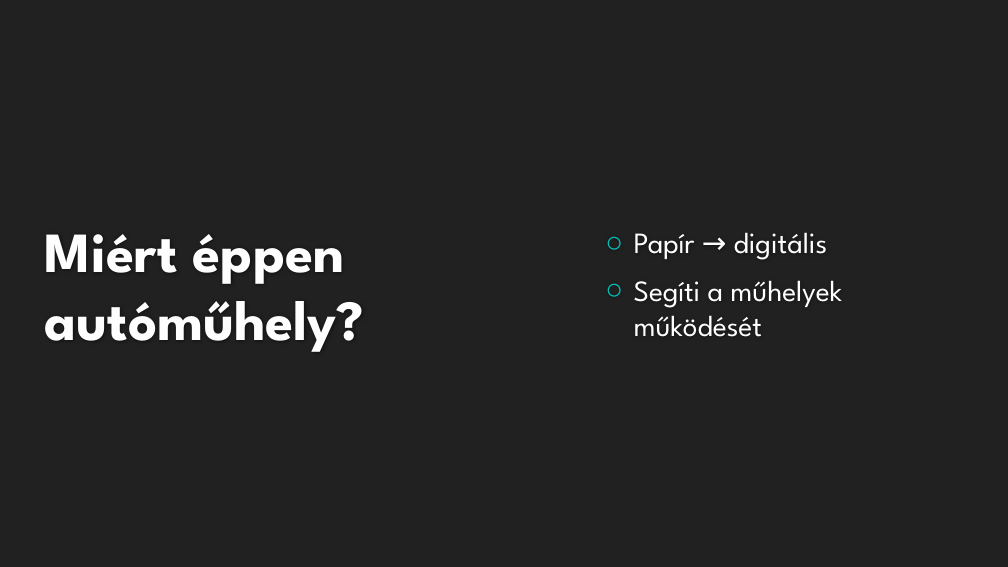
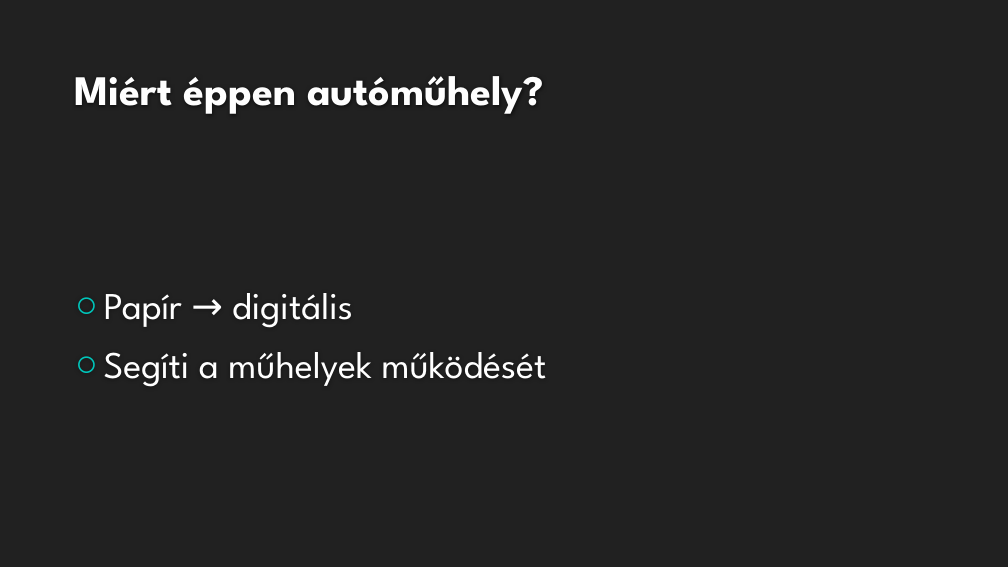
Before and after one commit to Andris2579/automuhely, a slide deck: slide 2 of Autóműhely.pptx. Drawn at 1008x567 pixels with LibreOffice and Linux fonts; fonts in the diff are those of the drawing; background and template pictures are left out. Boxes give left, top, right and bottom in pixels: in the first picture for what was removed or moved away, otherwise in the second. Text is boxed around its words. In the diff, an @@ line names an element or a change of style, - is before the commit and + after.

```diff
--- a/Autóműhely.pptx
+++ b/Autóműhely.pptx
@@ title "Miért éppen autóműhely?": place and size @@
-title "Miért éppen autóműhely?" at [45, 234, 364, 352]
+title "Miért éppen autóműhely?" at [75, 76, 543, 114]
@@ title "Miért éppen autóműhely?" at [75, 76, 543, 114]: size 54 to 40 pt; vertical alignment middle to bottom @@
@@ text "Papír → digitális": place and size @@
-text "Papír → digitális" at [634, 232, 842, 337]
+text "Papír → digitális" at [104, 293, 546, 387]
@@ text "Papír → digitális" at [104, 293, 546, 387]: size 28 to 36 pt; more space between paragraphs @@
```
Also in this commit, not shown: 9 other slides changed, 9 slides added, 4 slides removed.
